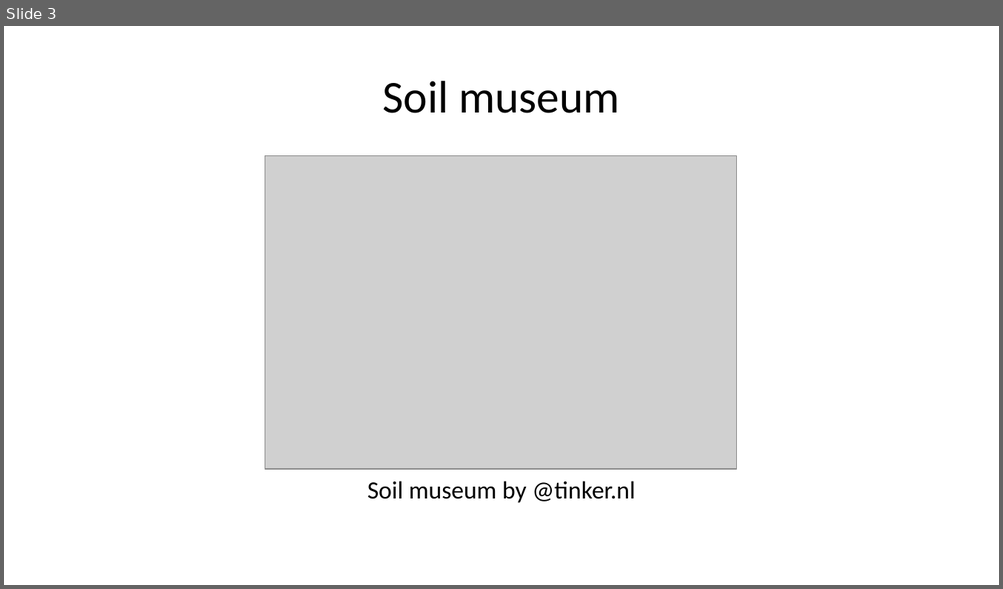
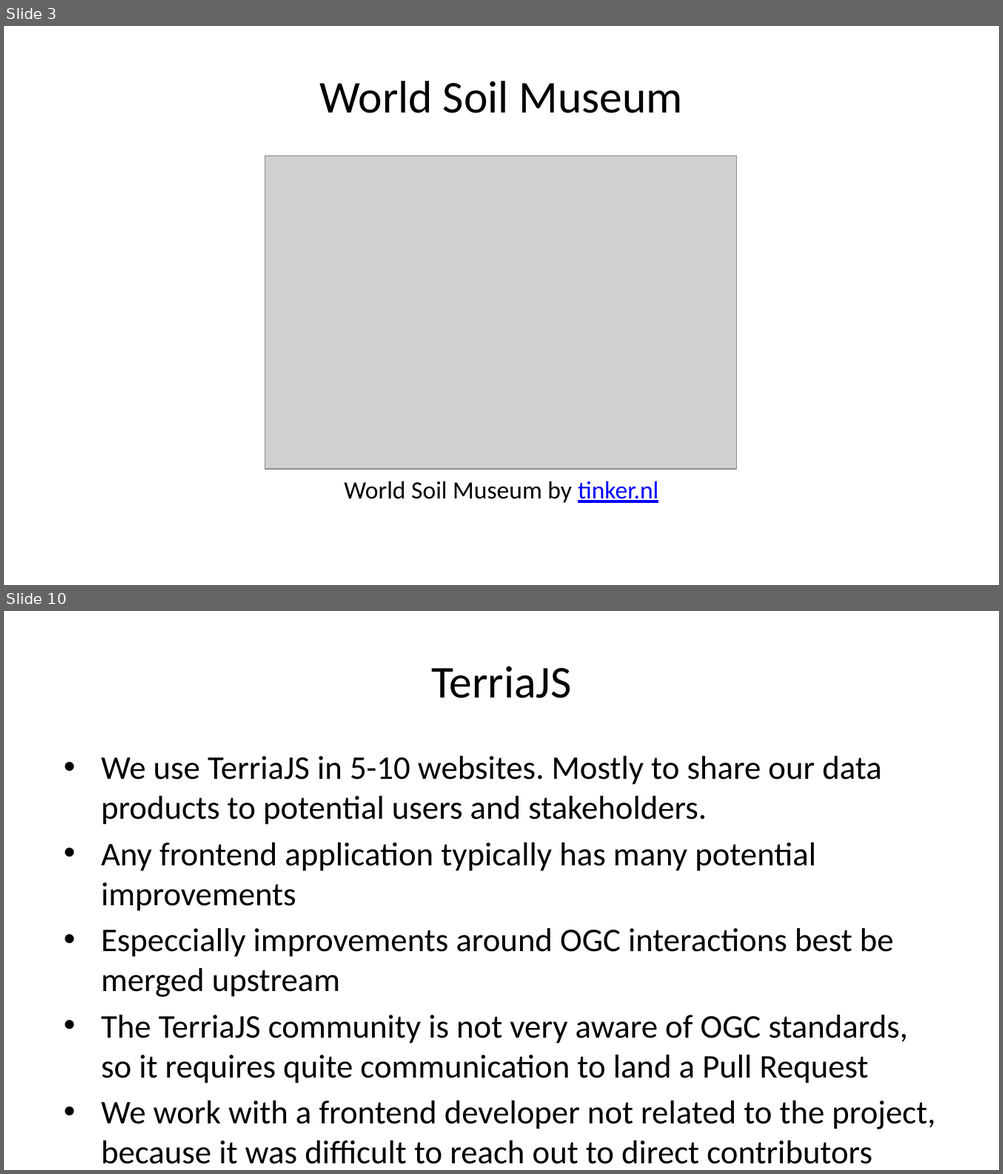
Before and after one commit to pvgenuchten/slides, a slide deck: slides/20250703-foss4gnl-opensource-at-isric.pptx. Shown one above the other, each under a label of ours: slide 3 before the commit, slides 3 and 10 after it; the slides between them are not shown. The pictures are 1003x589 and 1003x1174 pixels, drawn with LibreOffice and Linux fonts; fonts in the diff are those of the drawing; grey boxes stand for pictures. Boxes give left, top, right and bottom in pixels: in the first picture for what was removed or moved away, otherwise in the second. Text is boxed around its words. In the diff, an @@ line names an element or a change of style, - is before the commit and + after.

```diff
--- a/slides/20250703-foss4gnl-opensource-at-isric.pptx
+++ b/slides/20250703-foss4gnl-opensource-at-isric.pptx
@@ slide 10 added at bbox=[4, 611, 999, 1170], background #FFFFFF @@
@@ title added at bbox=[431, 666, 571, 698], 33 pt, text #000000 @@
+TerriaJS
@@ text added at bbox=[101, 756, 935, 1165], 24 pt, text #000000 @@
+• We use TerriaJS in 5-10 websites. Mostly to share our data products to potential users and stakeholders.
+• Any frontend application typically has many potential improvements
+• Especcially improvements around OGC interactions best be merged upstream
+• The TerriaJS community is not very aware of OGC standards, so it requires quite communication to land a Pull Request
+• We work with a frontend developer not related to the project, because it was difficult to reach out to direct contributors
@@ slide 3 changed as well @@
@@ title at bbox=[320, 81, 683, 113]: text changed @@
-Soil museum
+World Soil Museum
@@ text at bbox=[344, 481, 658, 503]: text changed @@
-Soil museum by @tinker.nl
+World Soil Museum by tinker.nl
```
Also in this commit, not shown: 4 other slides changed, 12 other slides added, 36 slides removed, 8 other files.
